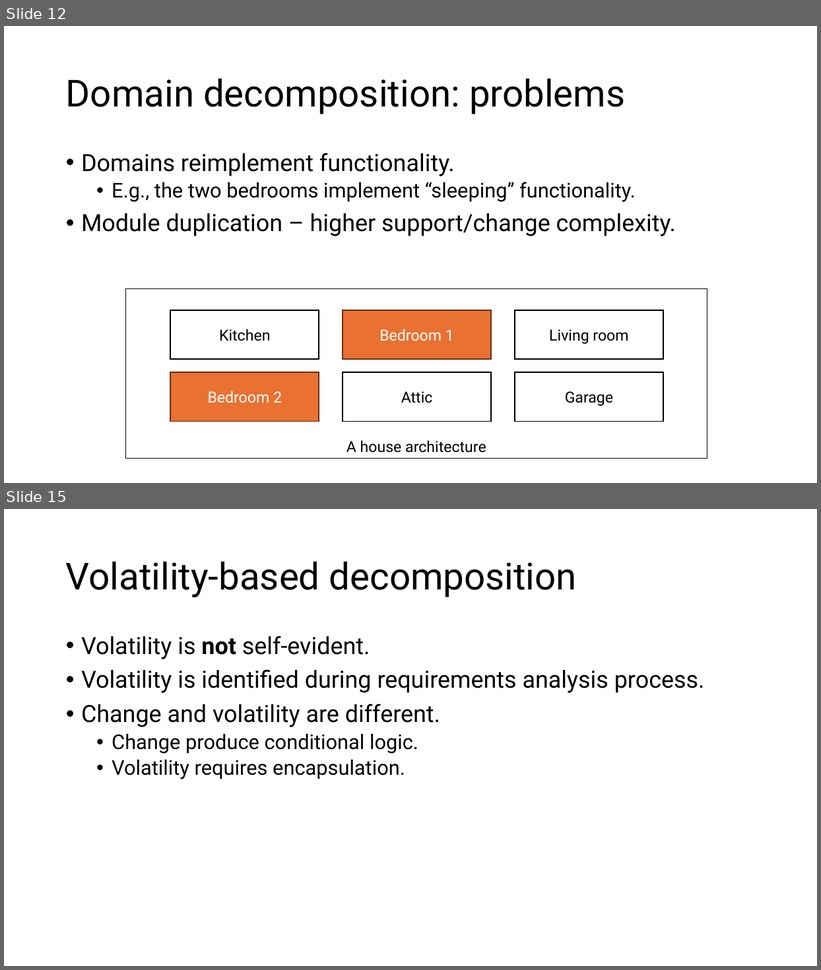
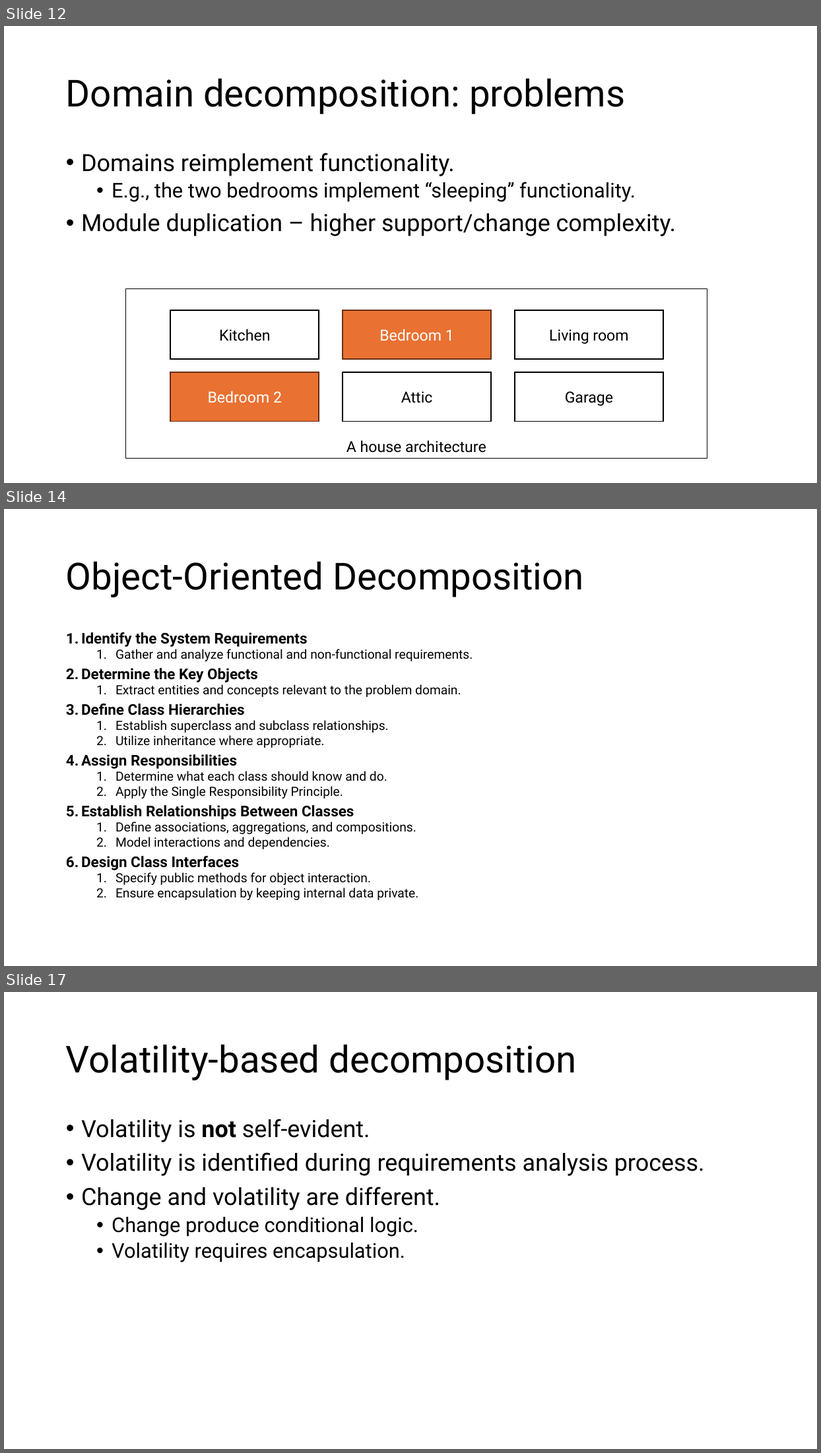
Before and after one commit to aregm/system-design-course, a slide deck: docs/Lecture 3.pptx. Shown one above the other, each under a label of ours: slides 12 and 15 before the commit, slides 12, 14 and 17 after it; the slides between them are not shown. The pictures are 821x970 and 821x1453 pixels, drawn with LibreOffice and Linux fonts; fonts in the diff are those of the drawing. Boxes give left, top, right and bottom in pixels: in the first picture for what was removed or moved away, otherwise in the second. Text is boxed around its words. In the diff, an @@ line names an element or a change of style, - is before the commit and + after.

Commit message:
Added object-oriented decomposition

```diff
--- a/docs/Lecture 3.pptx
+++ b/docs/Lecture 3.pptx
@@ slide 14 added at (4, 509, 817, 966), background #FFFFFF @@
@@ title added at (66, 561, 583, 597), 44 pt, text #000000 @@
+Object-Oriented Decomposition
@@ text added at (81, 632, 473, 900), 15 pt, text #000000 @@
+1. Identify the System Requirements
+  1. Gather and analyze functional and non-functional requirements.
+2. Determine the Key Objects
+  1. Extract entities and concepts relevant to the problem domain.
+3. Define Class Hierarchies
+  1. Establish superclass and subclass relationships.
+  2. Utilize inheritance where appropriate.
+4. Assign Responsibilities
+  1. Determine what each class should know and do.
+  2. Apply the Single Responsibility Principle.
+5. Establish Relationships Between Classes
+  1. Define associations, aggregations, and compositions.
+  2. Model interactions and dependencies.
+6. Design Class Interfaces
+  1. Specify public methods for object interaction.
+  2. Ensure encapsulation by keeping internal data private.
@@ what was slide 15 is now slide 17 @@
```
Also in this commit, not shown: 1 other slide added.
